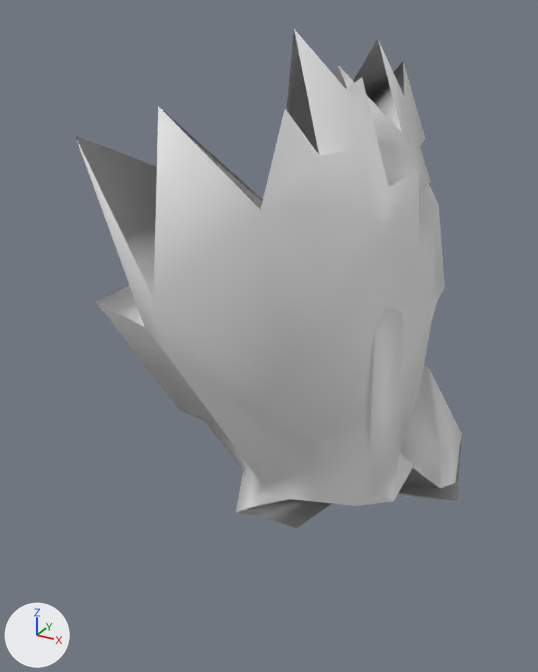
An edit to the OBJ model src/main/resources/assets/kn8/meshes/kaiju_no9_fusion/leg_right.obj, drawn before and after from the same camera.
The view is the same before and after, from a camera (50 mm lens) standing at (1.351, -1.204, 2.44) and looking at (0.681, 0.013, 1.832). The axes (+X, +Y, +Z) are drawn at lower left. The lights are the same throughout. The older version comes first. Where no turn or scale is listed for an object, it has been applied to the vertices. Vertices at exactly the same position are counted once.

The first picture shows 'leg_right'.
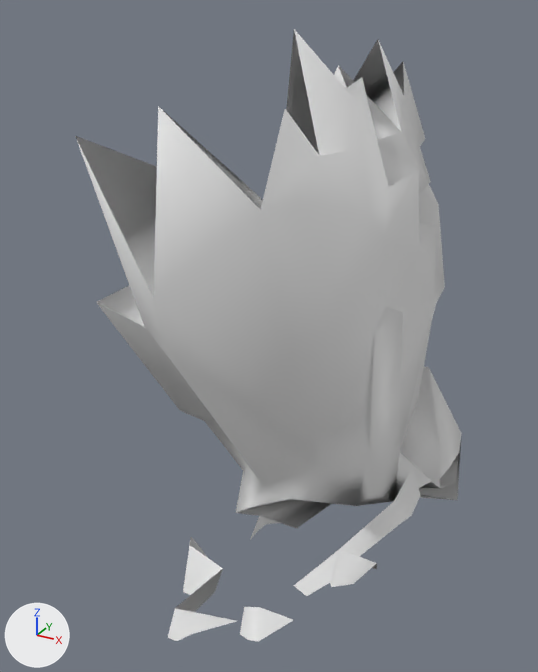
Diff of the bpy script that builds the scene:
```diff
--- a/src/main/resources/assets/kn8/meshes/kaiju_no9_fusion/leg_right.obj.py
+++ b/src/main/resources/assets/kn8/meshes/kaiju_no9_fusion/leg_right.obj.py
@@ me_leg_right @@
 # used by ob_leg_right; location = (0.0, 0.0, 0.0)
 # verts and faces of me_leg_right; kept vertices keep their numbers, new ones are numbered from 132
 # before: 70 (0.838, 0.103, 2.215), 82 (0.788, 0.07, 2.35) at pixel (338, 65), 94 (0.705, 0.353, 2.035), 96 (0.7, 0.305, 1.986), 102 (0.683, 0.317, 2.133)
 # before: 125 (0.504, 0.005, 1.706), 126 (0.435, 0.062, 1.743), 131 (0.671, 0.062, 2.076)
-me_leg_right.from_pydata(...)  # 132 vertices, 260 faces; spans x 0.341..1.027, y -0.323..0.432, z 1.301..2.411
+me_leg_right.from_pydata(...)  # 189 vertices, 308 faces; spans x 0.341..1.027, y -0.378..0.432, z 1.301..2.411
+# me_leg_right part 1: a new loose piece of 16 vertices spanning x 0.606..0.791, y -0.378..-0.15, z 1.342..1.46
+# me_leg_right part 2
+# 11 faces are deleted
+# 41 vertices are added at x 0.668..1.012, y -0.348..0.417, z 1.358..1.493
+# 45 new faces join them
+# me_leg_right part 3
+delete_faces([(94, 131, 102), (96, 131, 102), (125, 126, 131), (70, 82, 131)])
+faces += [(94, 102, 131), (96, 102, 131), (125, 131, 126), (70, 131, 82)]
```

Boxes (x1, y1, x2, y2) around the edits, measured in the pictures (538 x 672 px; the box of a moved part takes in the faces that stretch with it):
'leg_right', reshaped (23% taller)
    before: (75, 29, 462, 528)
    after: (75, 29, 462, 642)
part 1 of me_leg_right, added
    after: (168, 537, 236, 641)
part 2 of me_leg_right, built on
    before: (399, 433, 462, 500)
    after: (240, 433, 462, 642)
part 3 of me_leg_right, moved or reshaped (mostly hidden)
    both: (334, 66, 347, 89)
